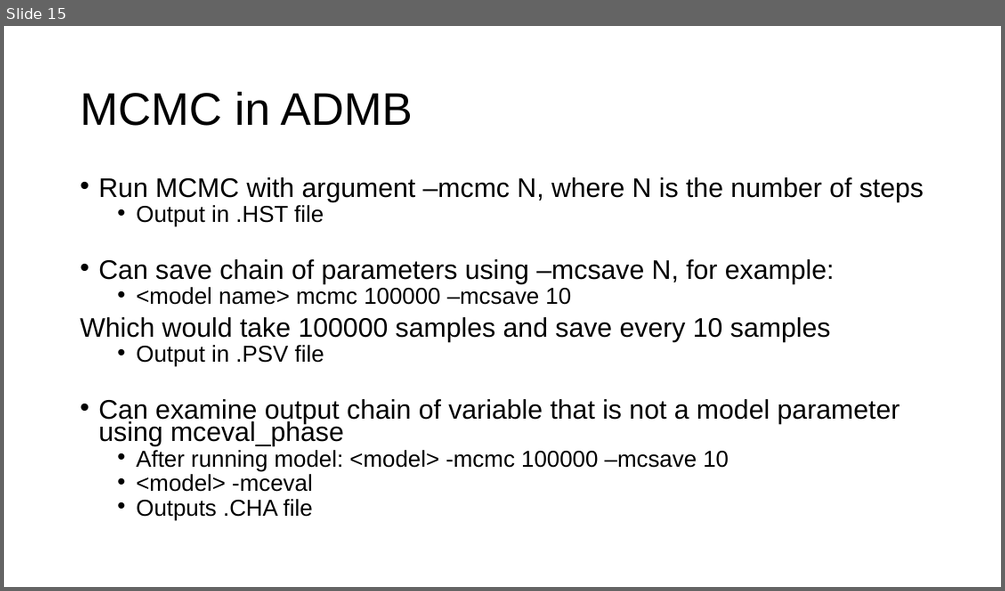
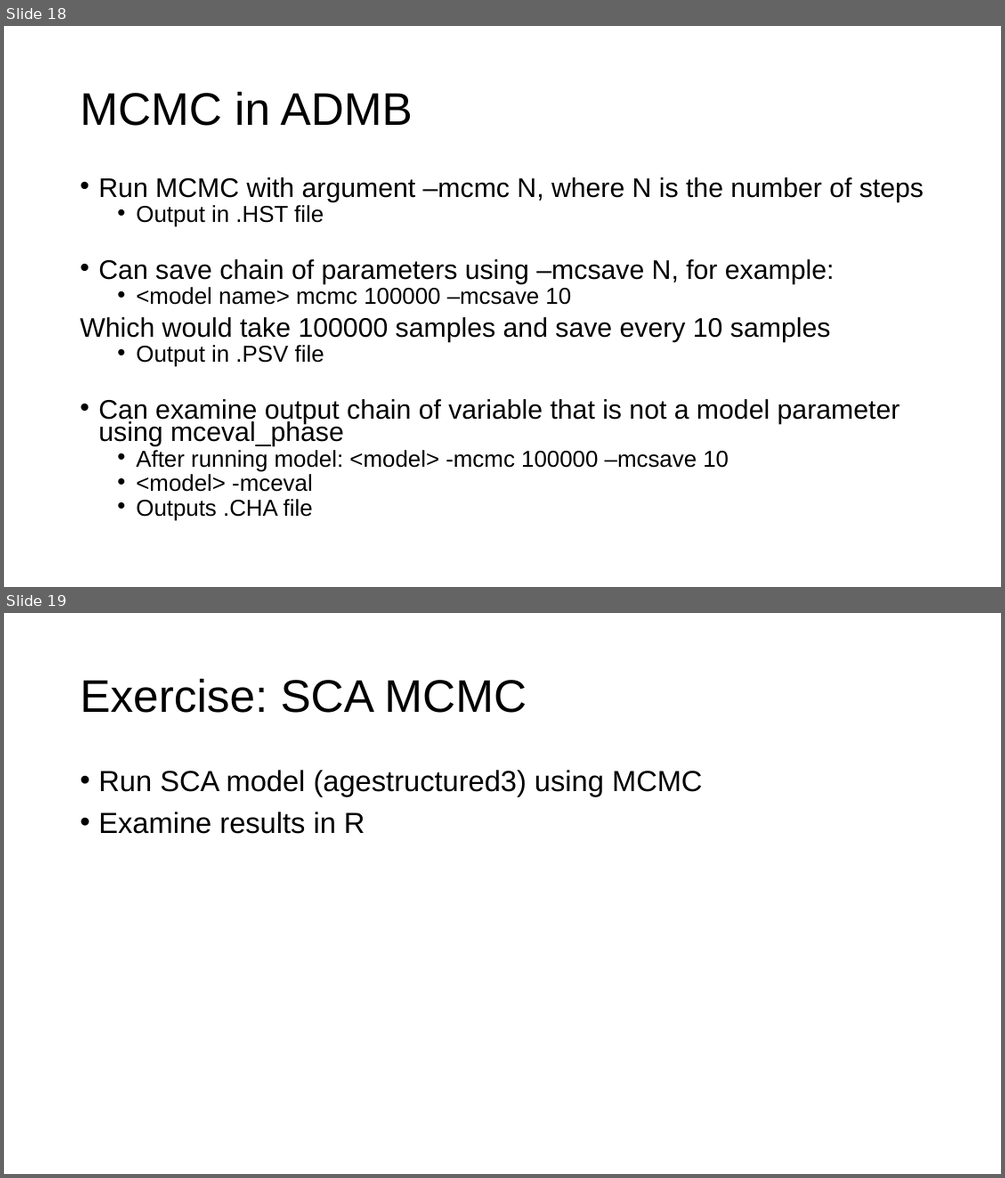
Before and after one commit to merrillrudd/ADMB_course, a slide deck: Day2/2c_Uncertainty/Uncertainty.pptx. Shown one above the other, each under a label of ours: slide 15 before the commit, slides 18 and 19 after it. The pictures are 1005x591 and 1005x1178 pixels, drawn with LibreOffice and Linux fonts; fonts in the diff are those of the drawing. Boxes give left, top, right and bottom in pixels: in the first picture for what was removed or moved away, otherwise in the second. Text is boxed around its words. In the diff, an @@ line names an element or a change of style, - is before the commit and + after.

```diff
--- a/Day2/2c_Uncertainty/Uncertainty.pptx
+++ b/Day2/2c_Uncertainty/Uncertainty.pptx
@@ slide 19 added at <box>4,613,1001,1174</box>, background #FFFFFF @@
@@ title added at <box>80,678,526,713</box>, 44 pt, text #000000 @@
+Exercise: SCA MCMC
@@ text added at <box>98,770,703,834</box>, 28 pt, text #000000 @@
+• Run SCA model (agestructured3) using MCMC
+• Examine results in R
@@ what was slide 15 is now slide 18 @@
```
Also in this commit, not shown: 1 slide changed, 3 other slides added, 45 other files.
